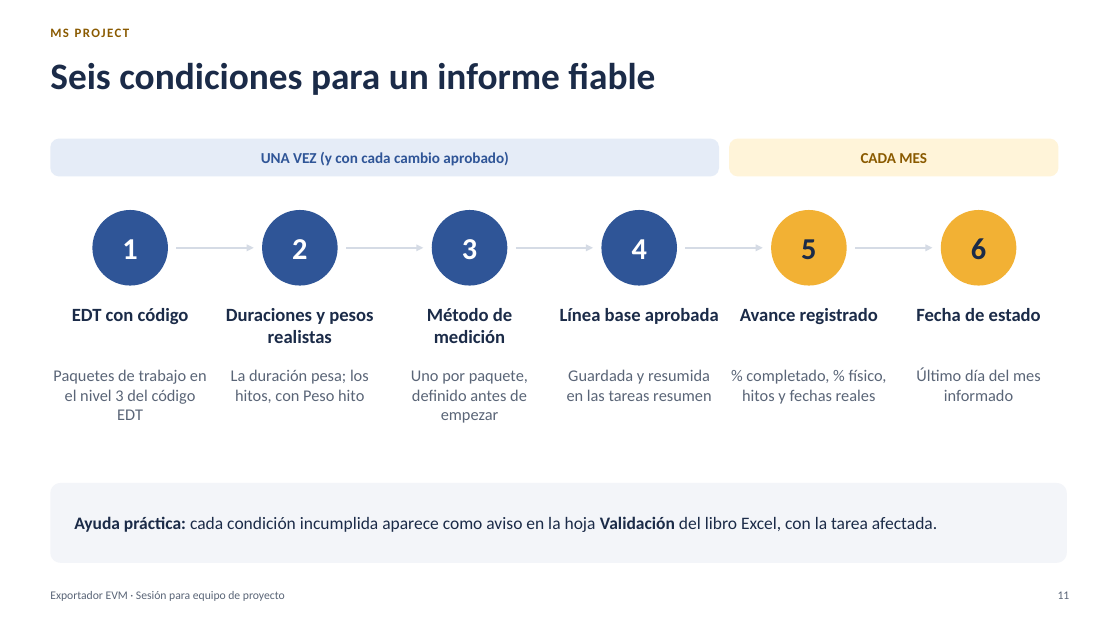
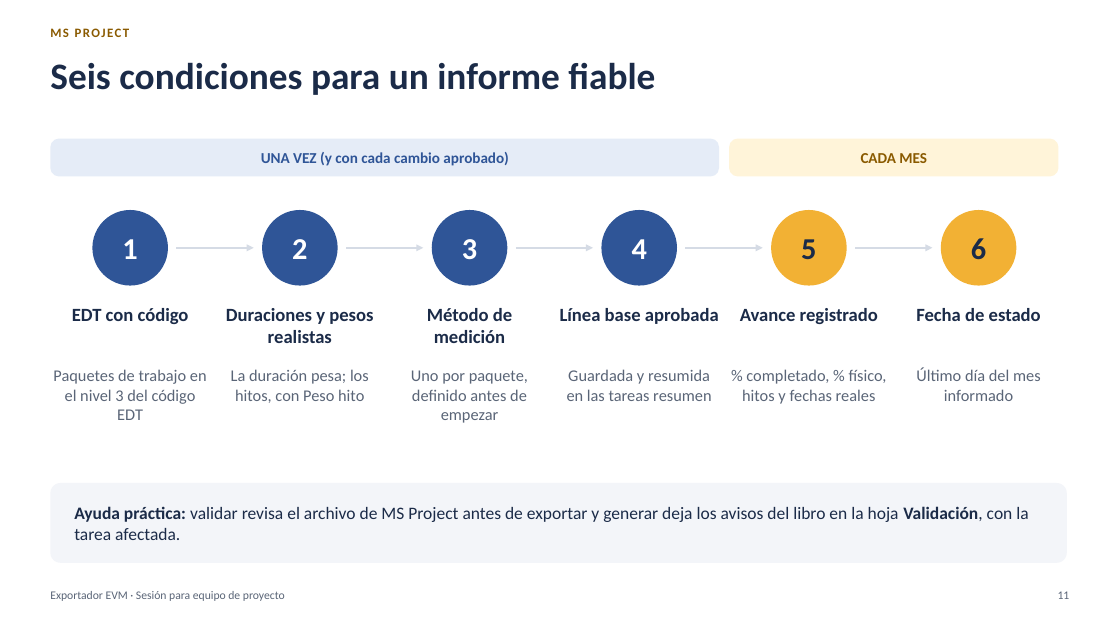
Before and after one commit to MarceloSalazar/evm-automation, a slide deck: slide 11 of docs/presentacion-jefes-de-proyecto.pptx. Drawn at 1120x630 pixels with LibreOffice and Linux fonts; fonts in the diff are those of the drawing. Boxes give left, top, right and bottom in pixels: in the first picture for what was removed or moved away, otherwise in the second. Text is boxed around its words. In the diff, an @@ line names an element or a change of style, - is before the commit and + after.

Commit message:
Revisión de coherencia de la documentación y la presentación
- validar y generar-fichas en el README, el índice, el proceso de reporte,
  el tutorial, varios archivos, multi-empresa, el glosario y la presentación.
- Cierre mensual en el mismo orden en todos los documentos: fecha de estado,
  avance, reprogramación y validar.
- Detalles que no coincidían con el programa: --nivel-max en actualizar,
  valores por defecto de las opciones, códigos de salida de validar, peso de
  las tareas con distribucion = "calendario", feriados con XML, mes 1, filas
  -D, campo Visible después de generar, Cronograma Ganado y análisis de un
  mes anterior.
- Presentación: ejemplo de % Completado con hitos que pesan 100, pestañas
  % PV y % EV, extracto actual de la hoja AC, validar en el proceso; PDF
  regenerado.
- Plantillas de tickets sin --solo ev y con generar-fichas (parte de #18);
  punto de cambio de versión en la plantilla de Pull Request.

```diff
--- a/docs/presentacion-jefes-de-proyecto.pptx
+++ b/docs/presentacion-jefes-de-proyecto.pptx
@@ text in rounded rectangle at (74,506,1028,540): text changed @@
-Ayuda práctica: cada condición incumplida aparece como aviso en la hoja Validación del libro Excel, con la tarea afectada.
+Ayuda práctica: validar revisa el archivo de MS Project antes de exportar y generar deja los avisos del libro en la hoja Validación, con la tarea afectada.
```
Also in this commit, not shown: 18 other slides changed, 29 other files.
